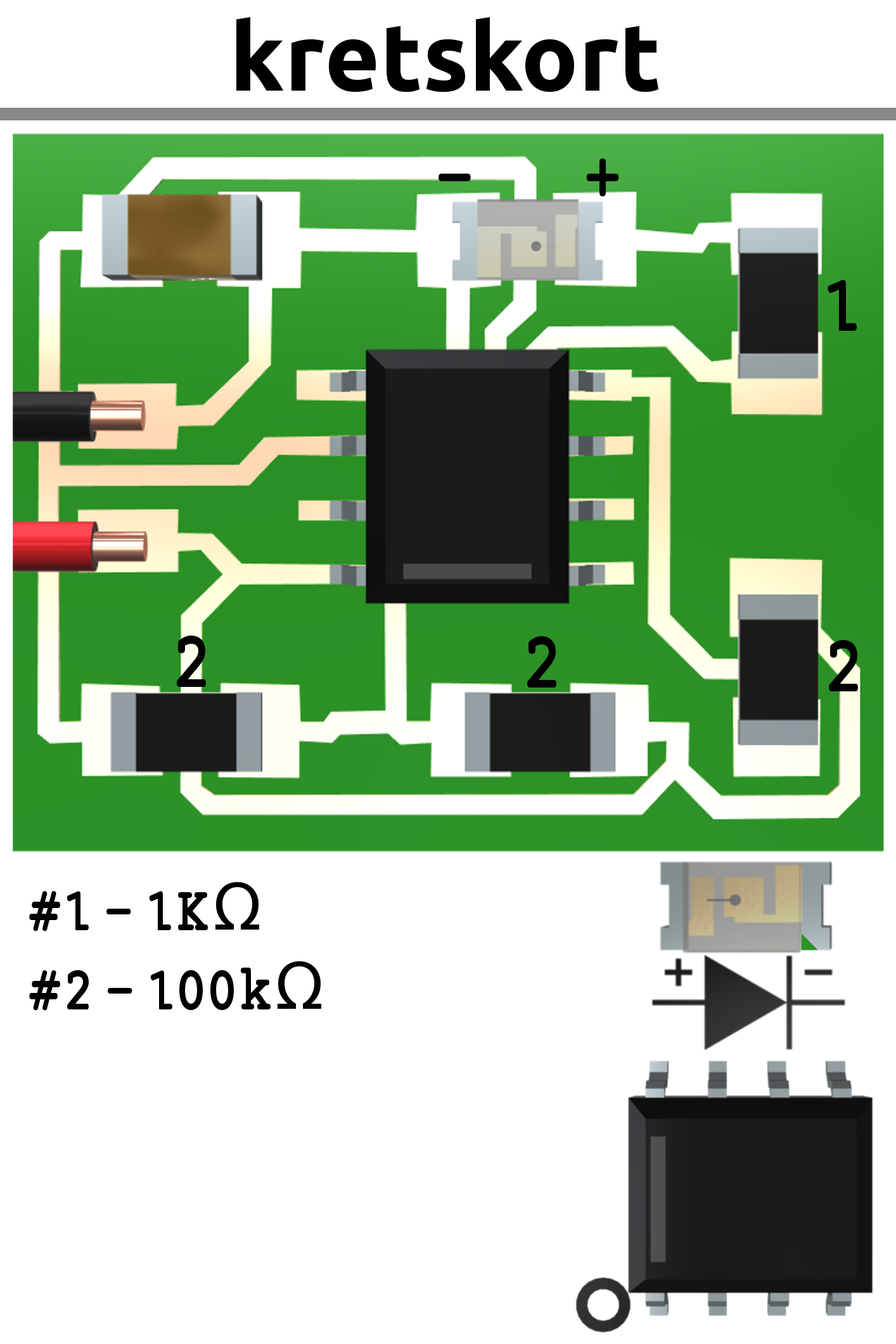
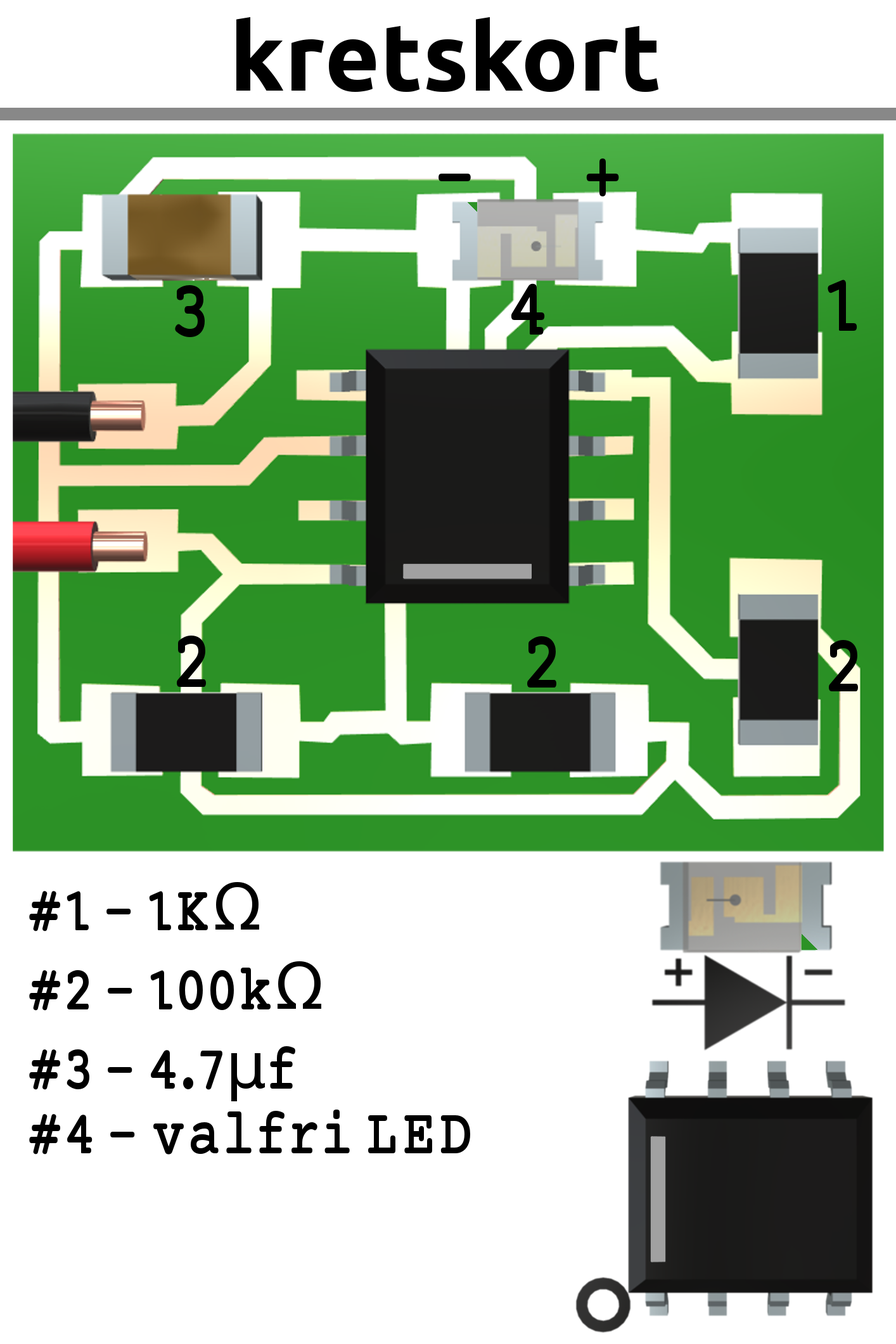
Comparing the layer stacks of the two 896x1344 images. Changes:
painted on "#1 - 1KΩ ..." over [29, 1045, 471, 1155]
added layer "4" above "3" over [510, 283, 545, 335]
added layer "3" above "2 #2" over [174, 285, 205, 337]
painted on "Lager #6" over [467, 202, 666, 1262]
painted on "Lager #1" over [402, 563, 532, 579]
